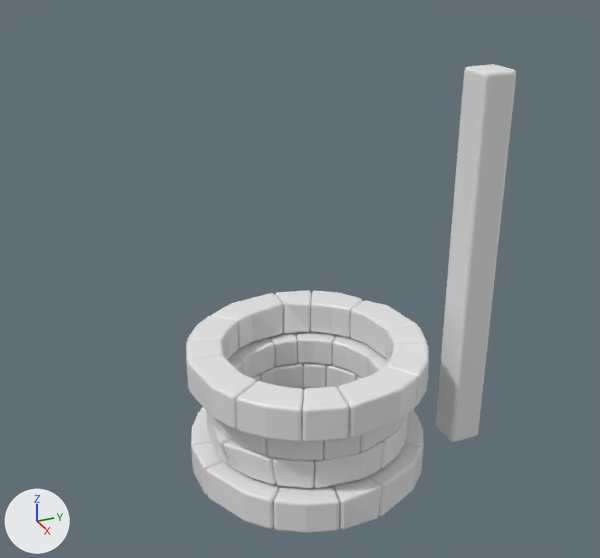
Renders of the Blender file LowPolyWell/LowPolyWell.blend from each side of a commit.
Camera for both pictures: a 50 mm lens placed at (36.7, -17.0, 28.9), pointed at (-0.2, -0.4, 10.4). Arrows for +X, +Y and +Z are at lower left; the lights stay in place.
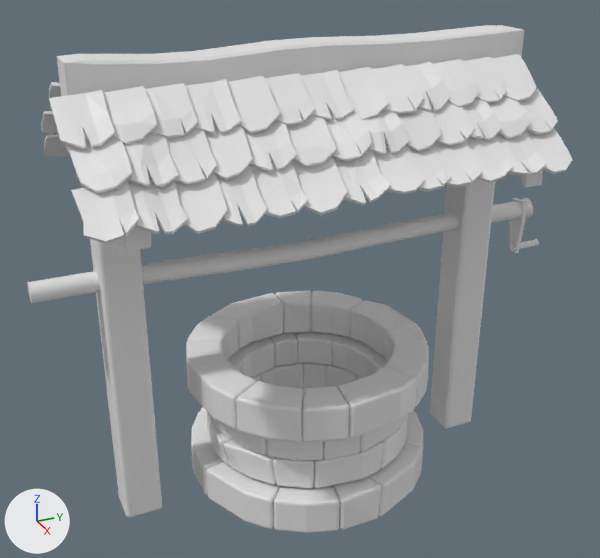
Boxes [x1, y1, x2, y2] around the edits, measured in the pictures (600 x 558 px):
'Plane.032', added: after [49, 54, 573, 243]
'Cube.004', moved: before [436, 64, 516, 442]; after [430, 179, 495, 428]
'Cube.006', added: after [57, 25, 524, 96]
'Cube.005', added: after [83, 130, 162, 517]
'Cylinder', added: after [27, 198, 533, 304]
'Plane.039', added: after [41, 82, 330, 157]
'Cube.008', added: after [121, 181, 152, 251]
'Cube.007', added: after [519, 130, 543, 188]
'Cylinder.001', added: after [510, 239, 539, 251]

What changed in the scene script:
```text
Add me_plane_077:
    me_plane_077.from_pydata(...)  # 1152 vertices, 1062 faces; spans x -3.2..3.3, y -11.0..10.8, z -1.4..1.5
Add me_cube_010:
    me_cube_010.from_pydata(...)  # 32 vertices, 34 faces; spans x -1.0..3.2, y -1.0..1.0, z -6.51..0.86
Add me_cylinder_001:
    me_cylinder_001.from_pydata(...)  # 128 vertices, 98 faces; spans x -1.21..1.21, y -1.21..1.21, z -1.0..1.0
Add me_cylinder:
    me_cylinder.from_pydata(...)  # 332 vertices, 300 faces; spans x -1.22..1.22, y -5.25..1.26, z -1.0..1.0
Add me_cube_006:
    me_cube_006.from_pydata(...)  # 72 vertices, 74 faces; spans x -1.1..1.04, y -1.0..1.0, z -1.0..0.96
Change ob_cube_004:
    ob_cube_004.location: (1.39, 9.55, 9.92) -> (0.0, 10.0, 9.92)
Add ob_plane_039:
    ob_plane_039 = bpy.data.objects.new('Plane.039', me_plane_077)
    ob_plane_039.location = (-3.68, -0.24, 19.11)
    ob_plane_039.rotation_euler = (0.102, 0.628, 3.142)  # degrees (5.8, 36, 180)
    ob_plane_039.scale = (1.09, 1.09, 1.09)
Add ob_plane_032:
    ob_plane_032 = bpy.data.objects.new('Plane.032', me_plane_077.copy())
    ob_plane_032.location = (3.8, -0.24, 19.11)
    ob_plane_032.rotation_euler = (0.102, 0.628, 0.0)  # degrees (5.8, 36, 0)
    ob_plane_032.scale = (1.09, 1.09, 1.09)
Add ob_cube_010:
    ob_cube_010 = bpy.data.objects.new('Cube.010', me_cube_010)
    ob_cube_010.location = (-1.98, -10.03, 20.7)
    ob_cube_010.rotation_euler = (0.0, 0.0, 3.142)  # degrees (0, 0, 180)
    ob_cube_010.scale = (1.0, 0.6, 0.756)
Add ob_cube_007:
    ob_cube_007 = bpy.data.objects.new('Cube.007', me_cube_010.copy())
    ob_cube_007.location = (1.98, 10.01, 20.7)
    ob_cube_007.scale = (1.0, 0.6, 0.756)
Add ob_cylinder_001:
    ob_cylinder_001 = bpy.data.objects.new('Cylinder.001', me_cylinder_001)
    ob_cylinder_001.location = (0.11, 14.19, 10.05)
    ob_cylinder_001.rotation_euler = (1.571, 0.0, 0.0)  # degrees (90, 0, 0)
    ob_cylinder_001.scale = (0.191, 0.191, 0.889)
Add ob_cube_008:
    ob_cube_008 = bpy.data.objects.new('Cube.008', me_cube_010.copy())
    ob_cube_008.location = (2.0, -10.03, 20.7)
    ob_cube_008.scale = (1.0, 0.6, 0.756)
Add ob_cylinder:
    ob_cylinder = bpy.data.objects.new('Cylinder', me_cylinder)
    ob_cylinder.location = (0.0, 0.0, 12.36)
    ob_cylinder.rotation_euler = (1.571, 0.0, 0.0)  # degrees (90, 0, 0)
    ob_cylinder.scale = (0.5, 0.5, 14.1)
Add ob_cube_006:
    ob_cube_006 = bpy.data.objects.new('Cube.006', me_cube_006)
    ob_cube_006.location = (0.0, 0.16, 21.83)
    ob_cube_006.scale = (1.0, 11.7, 1.0)
Add ob_cube_005:
    ob_cube_005 = bpy.data.objects.new('Cube.005', me_cube_004.copy())  # the mesh of ob_cube_004
    ob_cube_005.location = (0.0, -10.0, 9.92)
```
